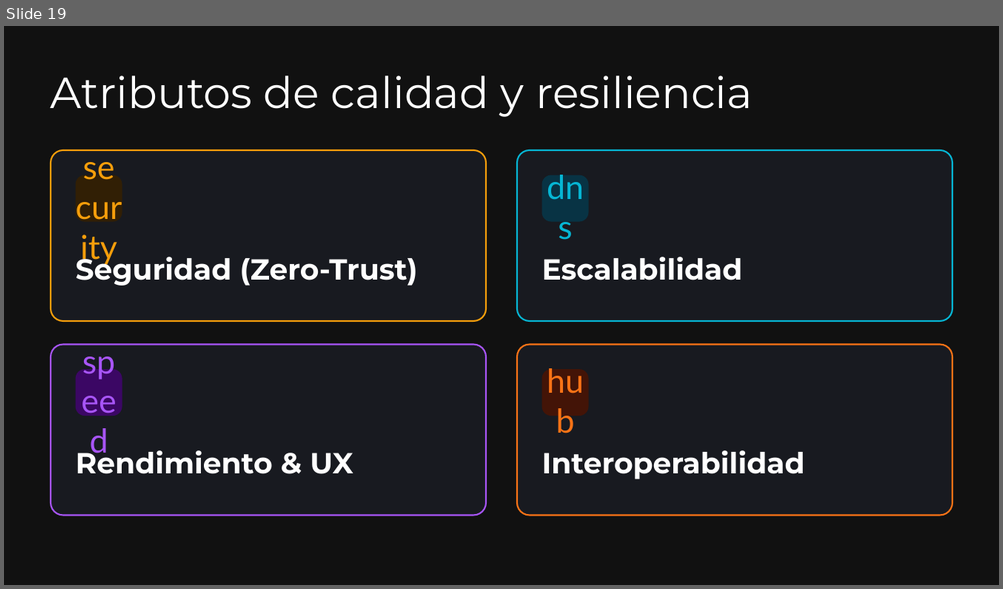
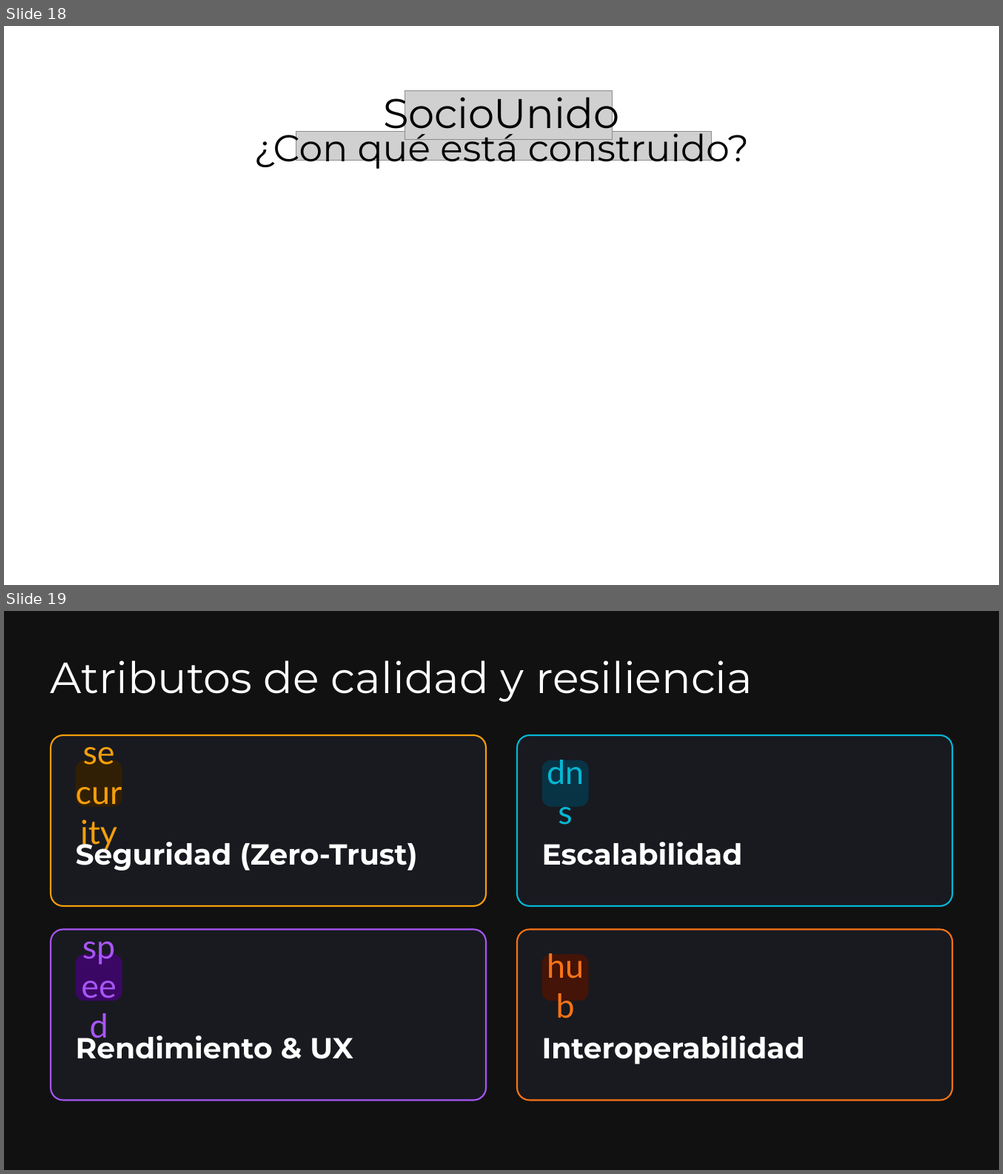
Before and after one commit to TrabajoProfesional-AGGZ/documentacion, a slide deck: entrega_final/defensa/Presentacion_SocioUnido.pptx. Shown one above the other, each under a label of ours: slide 19 before the commit, slides 18 and 19 after it. The pictures are 1003x589 and 1003x1174 pixels, drawn with LibreOffice and Linux fonts; fonts in the diff are those of the drawing; grey boxes stand for pictures; background and template pictures are left out. Boxes give left, top, right and bottom in pixels: in the first picture for what was removed or moved away, otherwise in the second. Text is boxed around its words. In the diff, an @@ line names an element or a change of style, - is before the commit and + after.

```diff
--- a/entrega_final/defensa/Presentacion_SocioUnido.pptx
+++ b/entrega_final/defensa/Presentacion_SocioUnido.pptx
@@ slide 18 added at <box>4,26,999,585</box>, background picture (left out) @@
@@ text added at <box>383,87,620,138</box>, 40 pt, text #000000 @@
+SocioUnido
@@ picture added at <box>404,91,612,139</box> @@
@@ text added at <box>254,126,748,171</box>, 36 pt, text #000000 @@
+¿Con qué está construido?
@@ picture added at <box>296,131,712,159</box> @@
```
Also in this commit, not shown: 4 slides changed, 3 other slides added, 2 slides removed, 3 other files.
